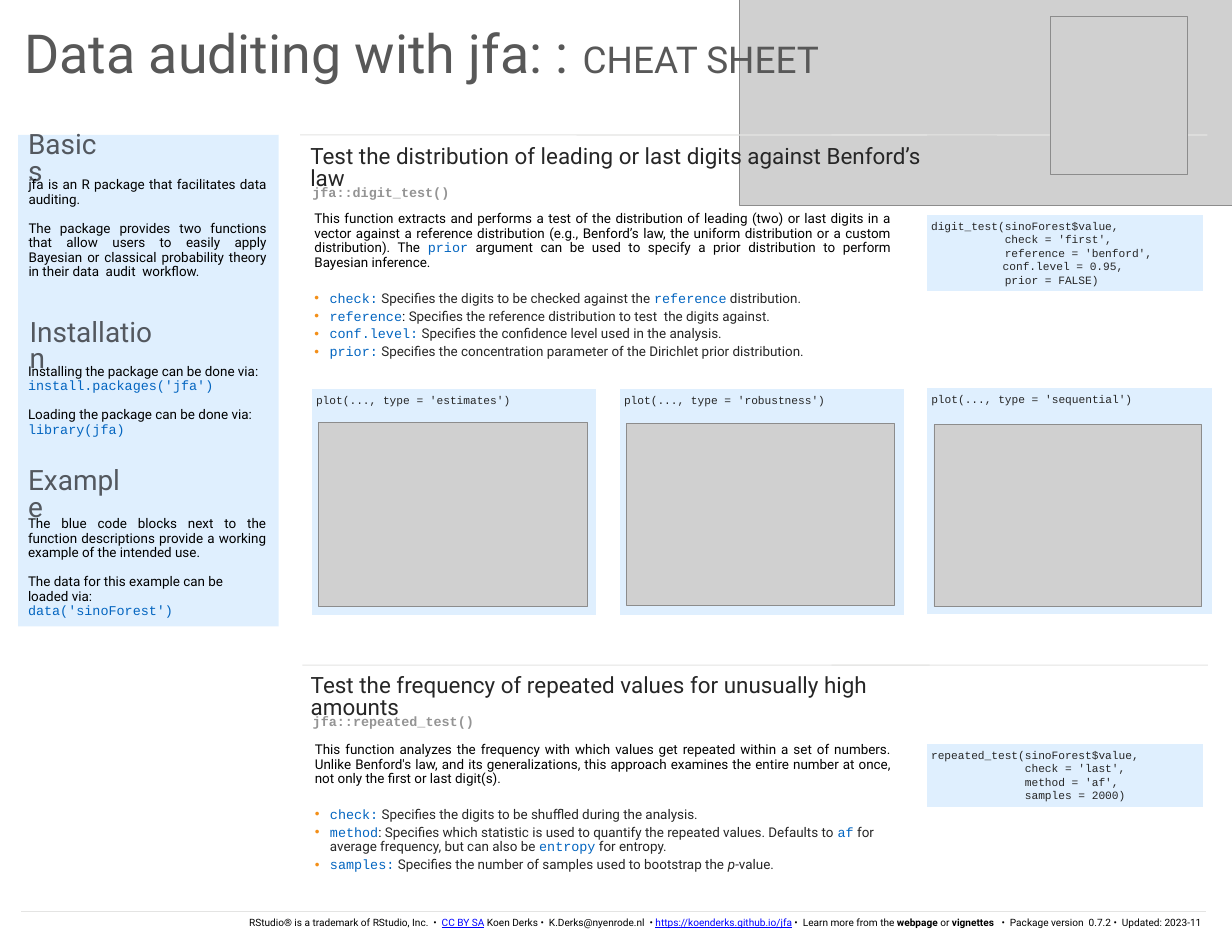
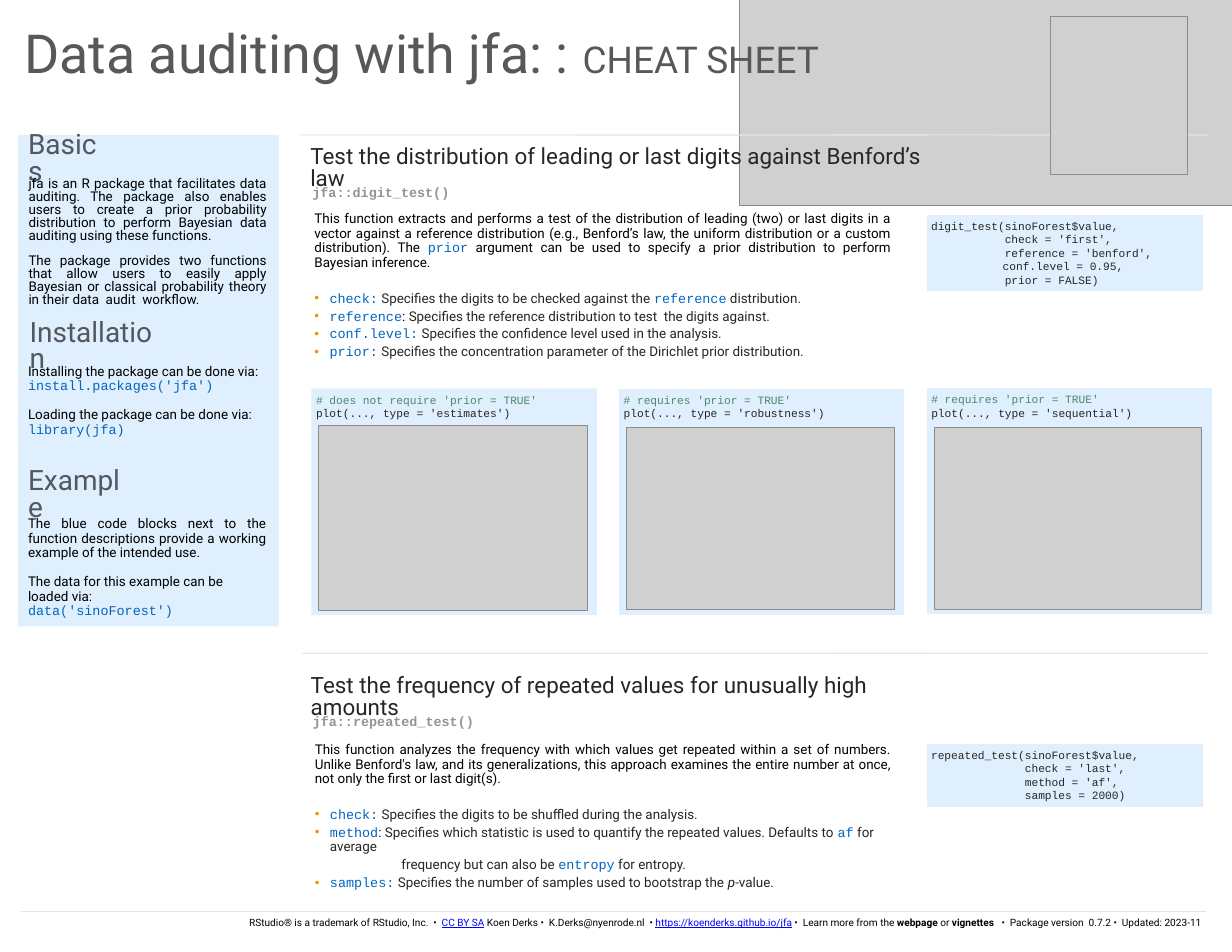
Before and after one commit to koenderks/jfa, a slide deck: slide 1 of man/figures/cheatsheet/cheatsheet-data.pptx. Drawn at 1232x952 pixels with LibreOffice and Linux fonts; fonts in the diff are those of the drawing; grey boxes stand for pictures. Boxes give left, top, right and bottom in pixels: in the first picture for what was removed or moved away, otherwise in the second. Text is boxed around its words. In the diff, an @@ line names an element or a change of style, - is before the commit and + after.

Commit message:
Update cheatsheets

```diff
--- a/man/figures/cheatsheet/cheatsheet-data.pptx
+++ b/man/figures/cheatsheet/cheatsheet-data.pptx
@@ text at [29,176,267,243]: text changed @@
-jfa is an R package that facilitates data auditing.
+jfa is an R package that facilitates data auditing. The package also enables users to create a prior probability distribution to perform Bayesian data auditing using these functions.
@@ text at [29,255,267,304]: line spacing 0.9 to 0.8 @@
@@ rectangle "# does not require 'prior ..." at [311,389,597,615]: outline #FFFFFF 1 pt to none @@
@@ text in rectangle at [329,396,538,407]: paragraph added @@
+# does not require 'prior = TRUE'
@@ text in rectangle at [637,396,791,407]: paragraph added @@
+# requires 'prior = TRUE'
@@ text in rectangle at [945,396,1098,405]: paragraph added @@
+# requires 'prior = TRUE'
@@ picture: place and size @@
-picture at [318,422,588,606]
+picture at [318,426,588,610]
@@ picture: place and size @@
-picture at [626,423,894,606]
+picture at [626,428,894,610]
@@ line moved from (302, 665) - (930, 665) to (302, 653) - (930, 653) @@
@@ line moved from (831, 665) - (1208, 665) to (831, 653) - (1208, 653) @@
@@ text at [330,827,874,872]: text changed @@
-• method: Specifies which statistic is used to quantify the repeated values. Defaults to af for average frequency, but can also be entropy for entropy.
+• method: Specifies which statistic is used to quantify the repeated values. Defaults to af for average
+frequency but can also be entropy for entropy.
```
Also in this commit, not shown: 10 other files.
